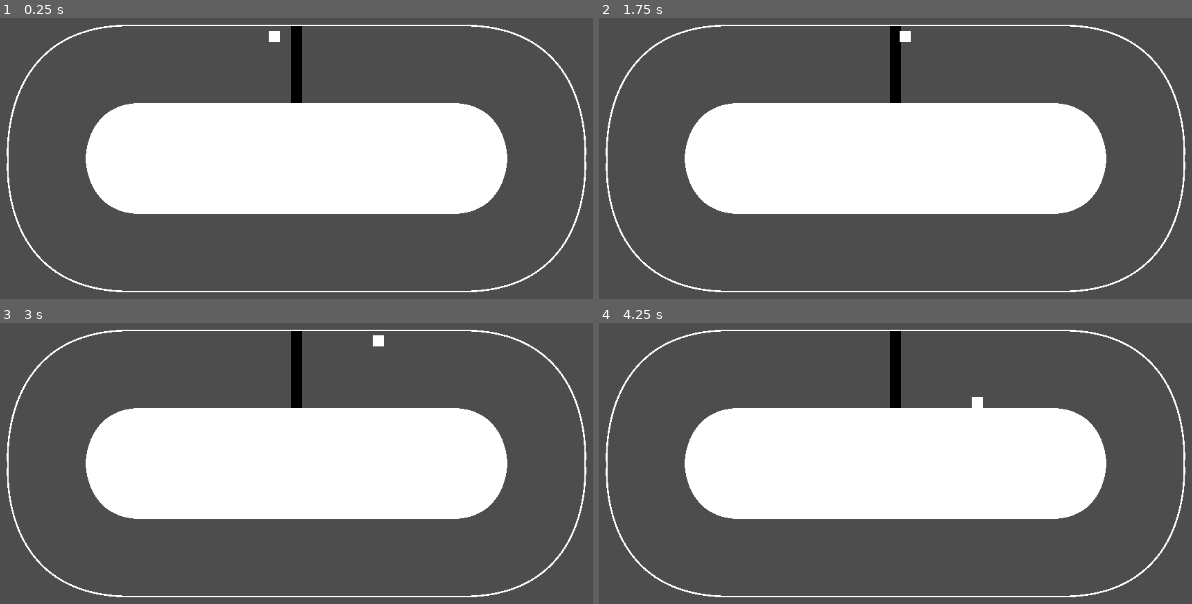
Above: before the commit, frames 1-4 (two rows, left to right).
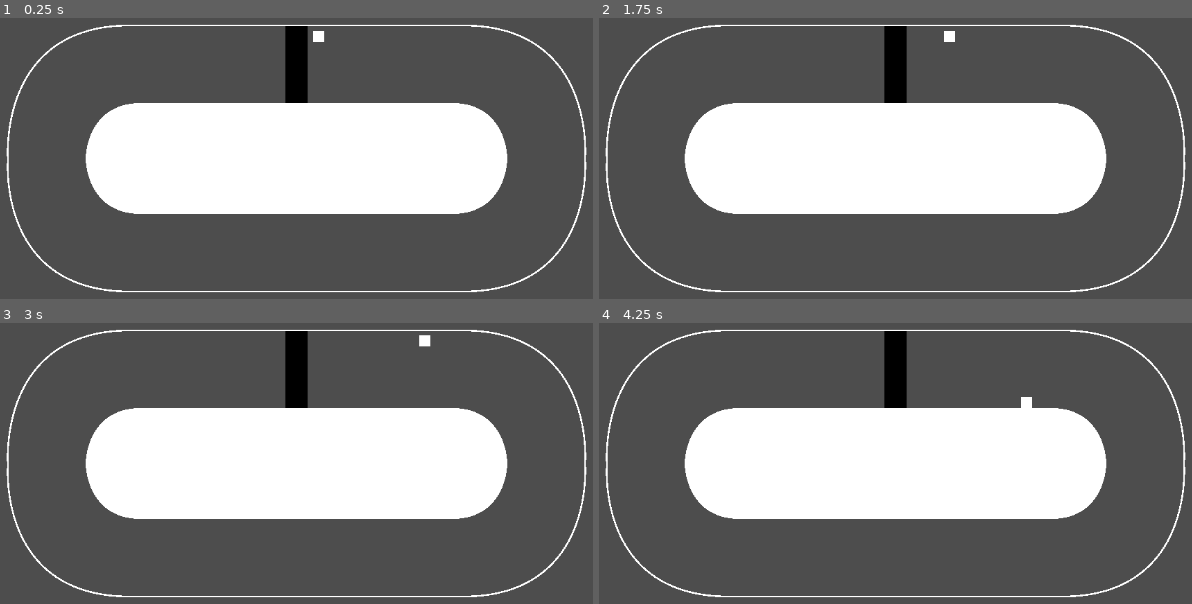
Above: after the commit, the same moments.

Repository: ChrisCee2/20gc4indy500
Game: Godot game, scene res://stages/stage_1.tscn
The game is run twice, just before and just after one commit, with the same random seed, the same clock (stepped at 60 frames per second) and the same inputs.
Inputs:
- Up to frame 1 (0.25 s): no input
- Up to frame 2 (1.75 s): tap Enter at 0.5 s; hold D (right) 0.53-1.28 s; tap Space at 1.25 s; hold S (down) from 1.28 s (still down)
- Up to frame 3 (3 s): release S (down) at 2.03 s; hold D (right) 2.03-2.78 s; tap Enter at 2.75 s; hold W (up) from 2.78 s (still down)
- Up to frame 4 (4.25 s): release W (up) at 3.53 s; hold A (left) from 3.53 s (still down)

The runs differ from the first frame. In frame 1, 0.7% of the frame differs, in the area x 45-55%, y 2-31%; in frame 2, 0.7%; in frame 3, 0.7%, in the area x 48-73%, y 2-31%; in frame 4, 0.7%.
Error before the commit: Parse Error: Identifier "player" not declared in the current scope. (res://finish_line.gd:11)

Commit message:
GC4-3: Added finish line logic

Diff:
--- a/finish_line.gd
+++ b/finish_line.gd
@@ -8,9 +8,13 @@
 
 func _on_body_entered(body: Node2D) -> void:
 	if body is Player:
-		player.on_enter_finish_line()
+		body.passed_finish_line = false
+		if body.lap_started:
+			body.laps_completed += 1
+			body.lap_started = false
+			print("LAPPED")
 
 
 func _on_body_exited(body: Node2D) -> void:
 	if body is Player:
-		player.on_exit_finish_line()
+		body.passed_finish_line = true
--- a/player.gd
+++ b/player.gd
@@ -6,6 +6,9 @@
 
 var player_keys: Dictionary = {}
 var device: int = -1
+var passed_finish_line: bool = true
+var lap_started: bool = false
+var laps_completed: int = 0
 
 
 func set_keys(keys: Dictionary) -> void:
--- /dev/null
+++ b/start_line.gd
@@ -0,0 +1,16 @@
+class_name StartLine extends Area2D
+
+
+func _ready() -> void:
+	body_entered.connect(_on_body_entered)
+	body_exited.connect(_on_body_exited)
+
+
+func _on_body_entered(body: Node2D) -> void:
+	if body is Player:
+		body.lap_started = false
+
+
+func _on_body_exited(body: Node2D) -> void:
+	if body is Player and body.passed_finish_line:
+		body.lap_started = true
--- /dev/null
+++ b/start_line.tscn
@@ -0,0 +1,6 @@
+[gd_scene load_steps=2 format=3 uid="uid://d3qag8r5tmx4d"]
+
+[ext_resource type="Script" uid="uid://buqy501iemjmh" path="res://start_line.gd" id="1_ismhg"]
+
+[node name="StartLine" type="Area2D"]
+script = ExtResource("1_ismhg")
--- a/tracks/track_1.tscn
+++ b/tracks/track_1.tscn
@@ -1,8 +1,9 @@
-[gd_scene load_steps=8 format=3 uid="uid://dg08mn46hx5f0"]
+[gd_scene load_steps=10 format=3 uid="uid://dg08mn46hx5f0"]
 
 [ext_resource type="Script" uid="uid://18co37d0fg7c" path="res://tracks/track.gd" id="1_iwm28"]
 [ext_resource type="PackedScene" uid="uid://dvx6q6jrrb2hb" path="res://border.tscn" id="2_jhe20"]
 [ext_resource type="PackedScene" uid="uid://d1f7dwnnhrutk" path="res://finish_line.tscn" id="3_btncu"]
+[ext_resource type="PackedScene" uid="uid://d3qag8r5tmx4d" path="res://start_line.tscn" id="4_cejyx"]
 
 [sub_resource type="Curve2D" id="Curve2D_jhe20"]
 _data = {
@@ -17,9 +18,12 @@
 point_count = 7
 
 [sub_resource type="RectangleShape2D" id="RectangleShape2D_jhe20"]
-size = Vector2(64, 448)
+size = Vector2(128, 448)
 
 [sub_resource type="CanvasTexture" id="CanvasTexture_jhe20"]
+
+[sub_resource type="RectangleShape2D" id="RectangleShape2D_xv2qj"]
+size = Vector2(128, 448)
 
 [node name="Track1" type="Node" node_paths=PackedStringArray("spawn")]
 script = ExtResource("1_iwm28")
@@ -51,7 +55,7 @@
 [node name="Line2D" type="Line2D" parent="OuterBorder"]
 
 [node name="Spawn" type="Node2D" parent="."]
-position = Vector2(-128, -768)
+position = Vector2(128, -768)
 rotation = -1.5708
 
 [node name="FinishLine" parent="." instance=ExtResource("3_btncu")]
@@ -62,5 +66,13 @@
 
 [node name="Sprite2D" type="Sprite2D" parent="FinishLine/CollisionShape2D"]
 modulate = Color(0, 0, 0, 1)
+scale = Vector2(128, 448)
+texture = SubResource("CanvasTexture_jhe20")
+
+[node name="StartLine" parent="." instance=ExtResource("4_cejyx")]
+position = Vector2(-128, -544)
 scale = Vector2(64, 448)
-texture = SubResource("CanvasTexture_jhe20")
+
+[node name="CollisionShape2D" type="CollisionShape2D" parent="StartLine"]
+scale = Vector2(0.015625, 0.00223214)
+shape = SubResource("RectangleShape2D_xv2qj")
Not shown, added: start_line.gd.uid
